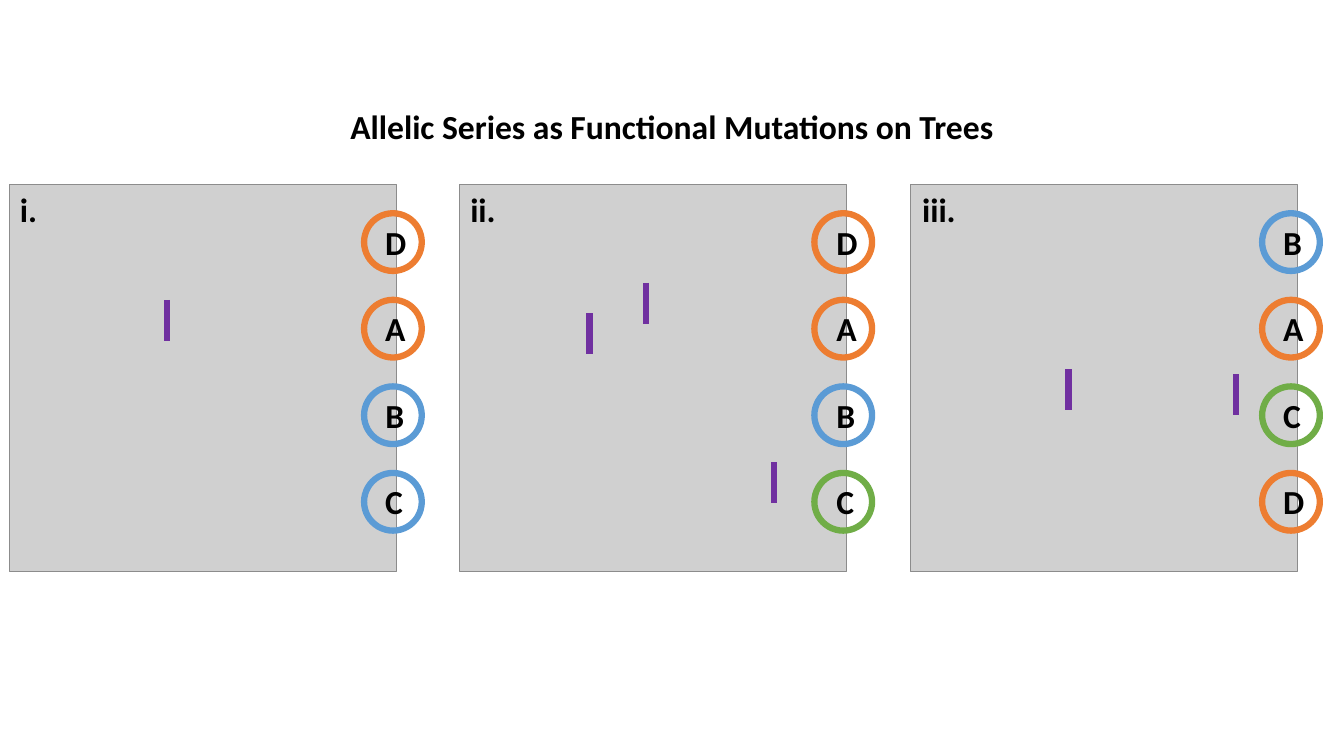
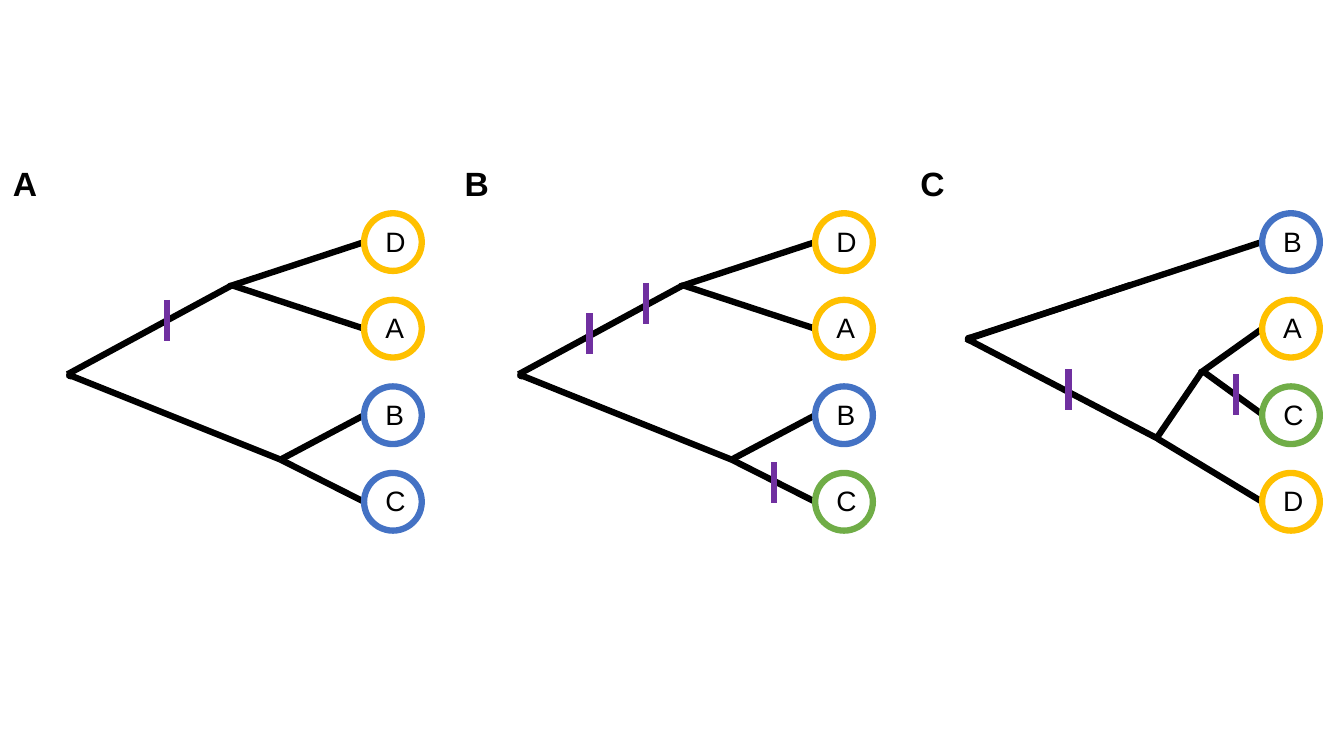
Before and after one commit to wesleycrouse/TIMBR_data, a slide deck: slide 1 of other_figures/mutations_on_trees.pptx. Drawn at 1344x756 pixels with LibreOffice and Linux fonts; fonts in the diff are those of the drawing; grey boxes stand for pictures. Boxes give left, top, right and bottom in pixels: in the first picture for what was removed or moved away, otherwise in the second. Text is boxed around its words. In the diff, an @@ line names an element or a change of style, - is before the commit and + after.

```diff
--- a/other_figures/mutations_on_trees.pptx
+++ b/other_figures/mutations_on_trees.pptx
@@ text removed at bbox=[350, 115, 993, 140] @@
-Allelic Series as Functional Mutations on Trees
@@ text at bbox=[13, 173, 37, 196]: text changed; font Calibri to Arial @@
-i.
+A
@@ text at bbox=[465, 173, 489, 196]: text changed; font Calibri to Arial @@
-ii.
+B
@@ text at bbox=[920, 172, 944, 197]: text changed; font Calibri to Arial @@
-iii.
+C
@@ picture removed at bbox=[9, 185, 396, 572] @@
@@ picture removed at bbox=[460, 185, 847, 572] @@
@@ picture removed at bbox=[910, 185, 1298, 572] @@
@@ line added from (364, 242) to (229, 286), #000000 4.5 pt @@
@@ line added from (816, 242) to (681, 286), #000000 4.5 pt @@
@@ line added from (1263, 242) to (968, 339), #000000 4.5 pt @@
@@ line added from (232, 285) to (68, 374), #000000 4.5 pt @@
@@ line added from (364, 329) to (232, 285), #000000 4.5 pt @@
@@ line added from (684, 285) to (518, 374), #000000 4.5 pt @@
@@ line added from (816, 329) to (684, 285), #000000 4.5 pt @@
@@ outline #ED7D31 4.5 pt to #FFC000 4.5 pt in 6 elements at bbox=[364, 214, 421, 271], bbox=[364, 299, 421, 357], bbox=[1262, 299, 1320, 357], bbox=[1262, 473, 1320, 530], bbox=[816, 214, 873, 271], bbox=[816, 299, 873, 357] @@
@@ line added from (1131, 285) to (970, 339), #000000 4.5 pt @@
@@ size 24 to 20 pt, font Calibri to Arial, bold off in 12 elements at bbox=[385, 232, 405, 252], bbox=[385, 318, 404, 338], bbox=[385, 491, 405, 512], bbox=[1283, 405, 1303, 426], bbox=[1283, 491, 1303, 511], bbox=[1283, 232, 1302, 252], bbox=[1283, 318, 1302, 338], bbox=[385, 405, 404, 425], bbox=[836, 491, 856, 512], bbox=[837, 405, 856, 425], bbox=[836, 232, 856, 252], bbox=[836, 318, 855, 338] @@
@@ line added from (1263, 329) to (1201, 373), #000000 4.5 pt @@
@@ ellipse added at bbox=[966, 336, 973, 343], fill #000000, outline #000000 1 pt @@
@@ line added from (1158, 440) to (967, 339), #000000 4.5 pt @@
@@ ellipse added at bbox=[67, 371, 74, 378], fill #000000, outline #000000 1 pt @@
@@ line added from (280, 460) to (68, 374), #000000 4.5 pt @@
@@ line added from (732, 460) to (518, 374), #000000 4.5 pt @@
@@ ellipse added at bbox=[518, 371, 525, 378], fill #000000, outline #000000 1 pt @@
@@ outline #5B9BD5 4.5 pt to #4472C4 4.5 pt in 4 elements at bbox=[364, 386, 421, 444], bbox=[364, 473, 421, 530], bbox=[1262, 214, 1320, 271], bbox=[816, 386, 873, 444] @@
@@ line added from (1203, 371) to (1156, 440), #000000 4.5 pt @@
@@ line added from (1203, 371) to (1263, 415), #000000 4.5 pt @@
@@ line added from (280, 460) to (364, 415), #000000 4.5 pt @@
@@ line added from (732, 460) to (816, 415), #000000 4.5 pt @@
@@ line added from (1158, 440) to (1262, 502), #000000 4.5 pt @@
@@ line added from (280, 460) to (364, 502), #000000 4.5 pt @@
@@ line added from (732, 460) to (816, 502), #000000 4.5 pt @@
```
Also in this commit, not shown: 53 other files.
